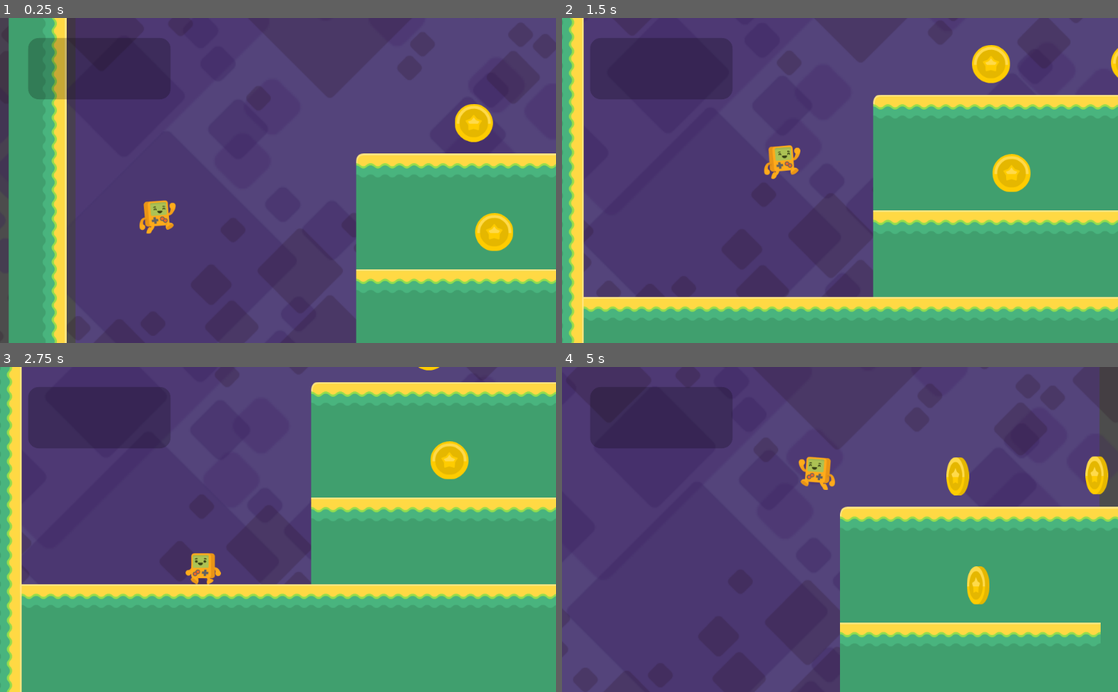
Above: before the commit, frames 1-4 (two rows, left to right).
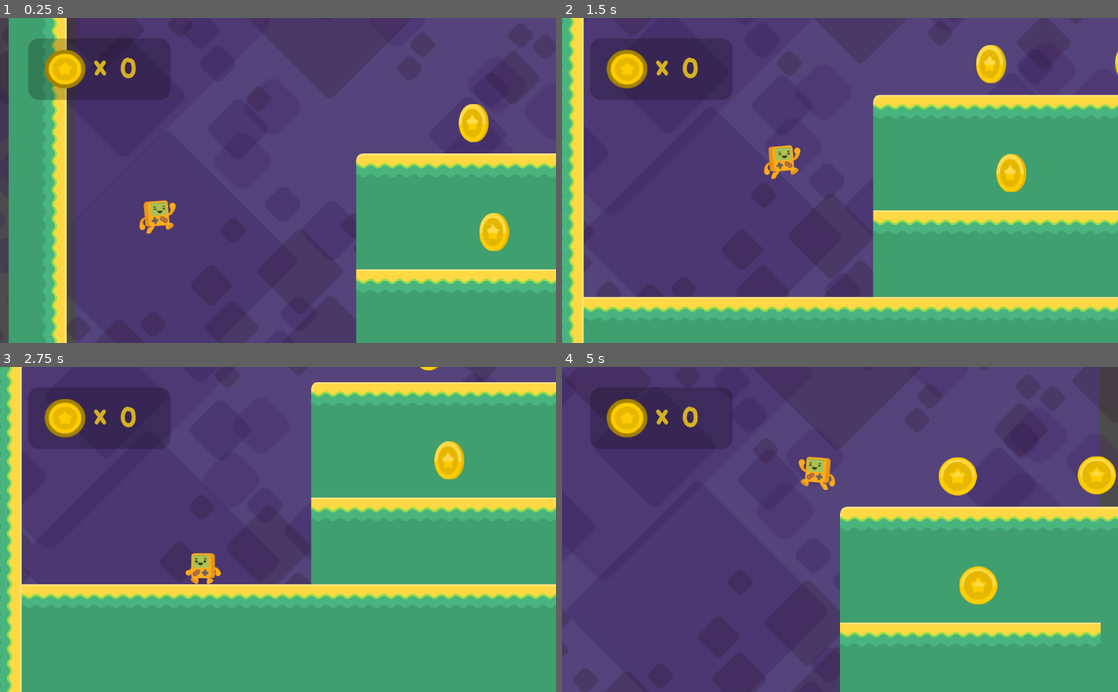
Above: after the commit, the same moments.

Repository: nkpresh/platforme-Game
Game: Godot game, scene res://Level1.tscn
The game is run twice, just before and just after one commit, with the same random seed, the same clock (stepped at 60 frames per second) and the same inputs.
Inputs:
- Up to frame 1 (0.25 s): no input
- Up to frame 2 (1.5 s): hold Right (right) from 0.53 s (still down); tap Up (jump) at 0.77 s
- Up to frame 3 (2.75 s): tap Up (jump) at 1.52 s; release Right (right) at 2.03 s; hold Left (left) from 2.03 s (still down)
- Up to frame 4 (5 s): release Left (left) at 2.78 s; hold Right (right) 2.78-4.28 s; tap Up (jump) at 3.02, 3.77, 4.52 s; hold Left (left) from 4.28 s (still down)

The runs differ from the first frame. In frame 1, 1.5% of the frame differs, in the area x 5-93%, y 6-72%; in frame 2, 1.6%; in frame 3, 1.2%; in frame 4, 2.0%, in the area x 8-100%, y 9-74%.

Commit message:
adding coin counters

Diff:
--- a/Coin.gd
+++ b/Coin.gd
@@ -1,12 +1,10 @@
 extends Area2D
 
-
+signal coin_collected
 
 func _on_Coin_body_entered(body):
-
 	$AnimationPlayer.play("bounce")
-	body.add_Coin()
-
+	emit_signal("coin_collected")
 
 func _on_AnimationPlayer_animation_finished(anim_name):
 	queue_free()
--- a/Coin.tscn
+++ b/Coin.tscn
@@ -43,7 +43,6 @@
 [node name="AnimatedSprite" type="AnimatedSprite" parent="."]
 frames = SubResource( 2 )
 animation = "spin"
-frame = 2
 playing = true
 
 [node name="AnimationPlayer" type="AnimationPlayer" parent="."]
--- /dev/null
+++ b/HUD.gd
@@ -0,0 +1,6 @@
+extends CanvasLayer
+
+var coins=0
+
+func _ready():
+	$Coins.text=String(coins)
--- a/Level1.tscn
+++ b/Level1.tscn
@@ -6,6 +6,9 @@
 [ext_resource path="res://assets/background/background/set2_background.png" type="Texture" id=4]
 [ext_resource path="res://assets/background/background/set2_tiles.png" type="Texture" id=5]
 [ext_resource path="res://Coin.tscn" type="PackedScene" id=6]
+[ext_resource path="res://assets/HUD/coin_gold.png" type="Texture" id=7]
+[ext_resource path="res://assets/fonts/BalsamiqSans-Bold.ttf" type="DynamicFontData" id=8]
+[ext_resource path="res://HUD.gd" type="Script" id=9]
 
 [sub_resource type="RectangleShape2D" id=1]
 extents = Vector2( 288, 32 )
@@ -22,6 +25,14 @@
 corner_radius_top_right = 20
 corner_radius_bottom_right = 20
 corner_radius_bottom_left = 20
+
+[sub_resource type="DynamicFont" id=5]
+size = 52
+font_data = ExtResource( 8 )
+
+[sub_resource type="DynamicFont" id=6]
+size = 52
+font_data = ExtResource( 8 )
 
 [node name="Level1" type="Node2D"]
 
@@ -113,6 +124,7 @@
 motion_mirroring = Vector2( 1120, 840 )
 
 [node name="Sprite" type="Sprite" parent="ParallaxBackground/nearby Blocks"]
+position = Vector2( 0, 1.33484 )
 scale = Vector2( 1.75, 1.75 )
 texture = ExtResource( 5 )
 centered = false
@@ -138,14 +150,51 @@
 position = Vector2( 55.4367, -70.5556 )
 
 [node name="HUD" type="CanvasLayer" parent="."]
+script = ExtResource( 9 )
 
 [node name="Panel" type="Panel" parent="HUD"]
 margin_left = 52.0
-margin_top = 37.0
+margin_top = 37.5
 margin_right = 314.0
-margin_bottom = 150.0
+margin_bottom = 150.5
 custom_styles/panel = SubResource( 4 )
 __meta__ = {
 "_edit_use_anchors_": false
 }
+
+[node name="TextureRect" type="TextureRect" parent="HUD"]
+margin_left = 81.5
+margin_top = 57.5
+margin_right = 157.5
+margin_bottom = 129.5
+texture = ExtResource( 7 )
+expand = true
+__meta__ = {
+"_edit_use_anchors_": false
+}
+
+[node name="x" type="Label" parent="HUD"]
+margin_left = 172.522
+margin_top = 59.2646
+margin_right = 212.522
+margin_bottom = 122.265
+custom_fonts/font = SubResource( 5 )
+custom_colors/font_color = Color( 0.835294, 0.694118, 0.141176, 1 )
+text = "x"
+__meta__ = {
+"_edit_use_anchors_": false
+}
+
+[node name="Coins" type="Label" parent="HUD"]
+margin_left = 219.5
+margin_top = 63.5
+margin_right = 330.5
+margin_bottom = 126.5
+custom_fonts/font = SubResource( 6 )
+custom_colors/font_color = Color( 0.835294, 0.694118, 0.141176, 1 )
+text = "##"
+valign = 1
+__meta__ = {
+"_edit_use_anchors_": false
+}
 [connection signal="body_entered" from="fallzone" to="steve" method="_on_fallzone_body_entered"]
Not shown: 1 places in Level1.tscn that only renumber resources
